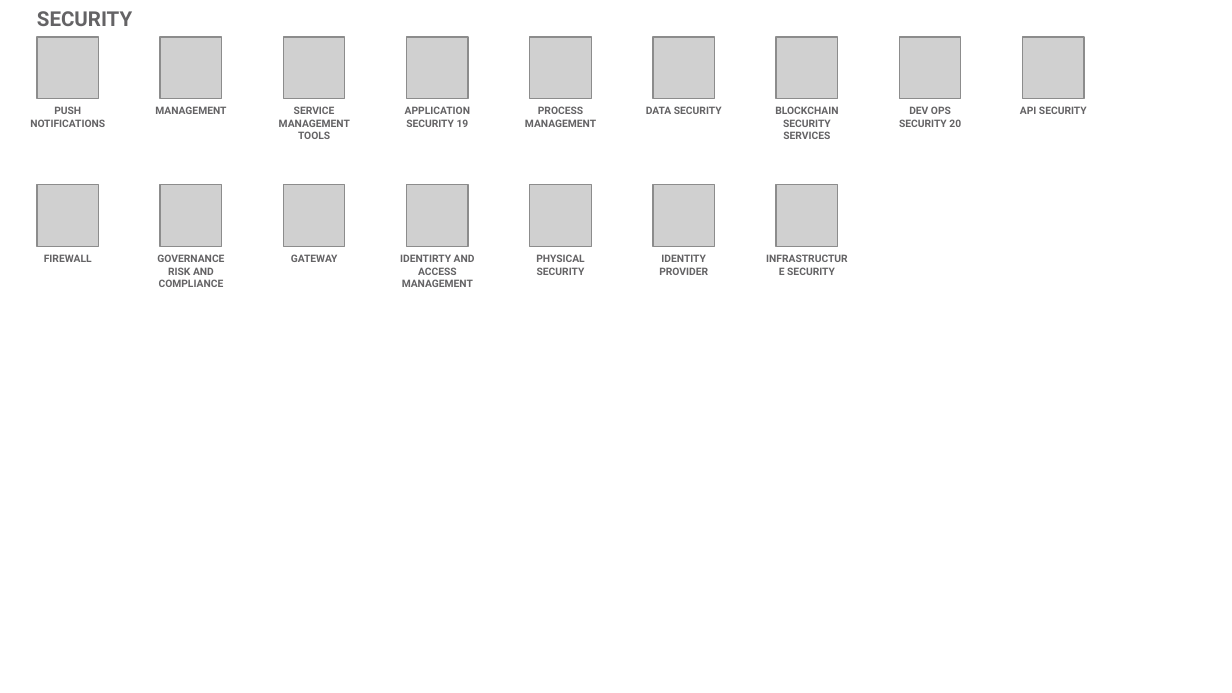
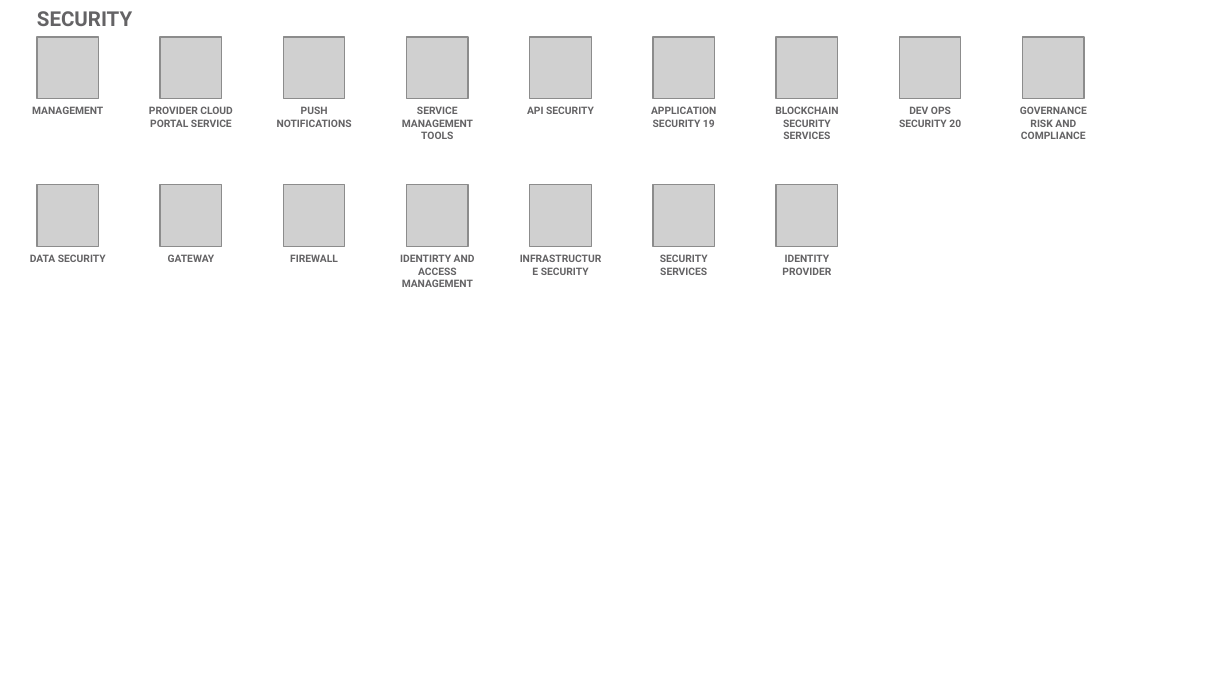
Before and after one commit to l2fprod/myarchitecture, a slide deck: slide 19 of mycatalog-architecture-diagram-template.pptx. Drawn at 1232x693 pixels with LibreOffice and Linux fonts; fonts in the diff are those of the drawing; grey boxes stand for pictures. Boxes give left, top, right and bottom in pixels: in the first picture for what was removed or moved away, otherwise in the second. Text is boxed around its words. In the diff, an @@ line names an element or a change of style, - is before the commit and + after.

```diff
--- a/mycatalog-architecture-diagram-template.pptx
+++ b/mycatalog-architecture-diagram-template.pptx
@@ text "MANAGEMENT": place and size @@
-text "MANAGEMENT" at (155, 106, 226, 114)
+text "MANAGEMENT" at (32, 106, 103, 114)
@@ text added at (149, 106, 233, 127), 6 pt, text #646365, bold @@
+PROVIDER CLOUD PORTAL SERVICE
@@ text "PUSH NOTIFICATIONS": place and size @@
-text "PUSH NOTIFICATIONS" at (30, 106, 105, 127)
+text "PUSH NOTIFICATIONS" at (277, 106, 352, 127)
@@ text "SERVICE MANAGEMENT TOOLS": place and size @@
-text "SERVICE MANAGEMENT TOOLS" at (279, 106, 350, 139)
+text "SERVICE MANAGEMENT TOOLS" at (402, 106, 473, 139)
@@ text removed at (405, 106, 470, 127) @@
-APPLICATION SECURITY 19
@@ text at (527, 106, 594, 114): text changed @@
-PROCESS MANAGEMENT
+API SECURITY
@@ text at (651, 106, 716, 127): text changed @@
-DATA SECURITY
+APPLICATION SECURITY 19
@@ text at (1020, 106, 1087, 139): text changed @@
-API SECURITY
+GOVERNANCE RISK AND COMPLIANCE
@@ text at (30, 254, 106, 262): text changed @@
-FIREWALL
+DATA SECURITY
@@ text "GATEWAY": place and size @@
-text "GATEWAY" at (291, 254, 338, 262)
+text "GATEWAY" at (168, 254, 215, 262)
@@ text removed at (157, 254, 224, 287) @@
-GOVERNANCE RISK AND COMPLIANCE
@@ text added at (290, 254, 338, 262), 6 pt, text #646365, bold @@
+FIREWALL
@@ text at (541, 267, 589, 275): text changed @@
-PHYSICAL SECURITY
+INFRASTRUCTURE SECURITY
@@ text at (660, 254, 708, 275): text changed @@
-INFRASTRUCTURE SECURITY
+SECURITY SERVICES
@@ text "IDENTITY PROVIDER": place and size @@
-text "IDENTITY PROVIDER" at (659, 254, 708, 275)
+text "IDENTITY PROVIDER" at (782, 254, 831, 275)
```
Also in this commit, not shown: 18 other slides changed.
